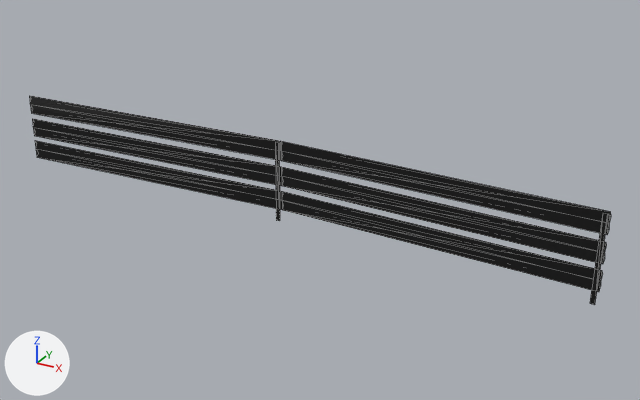
One commit to the glTF model public/models/kit/guardarrail.glb: the scene before it, then after it.
One viewpoint serves both versions: a 50 mm lens placed at (5.36, -8.67, 4.79), pointed at (0.5, 0.18, 0.37). The axes (+X, +Y, +Z) are drawn at lower left. The lights are the same throughout. The first picture is the older version. Mesh edges are drawn as thin lines. Vertices at exactly the same position are counted once.

Script lines for the objects in view, before the commit:
```python
me_ck_guardarrail_003 = bpy.data.meshes.new('ck_guardarrail.003')
me_ck_guardarrail_003.from_pydata(...)  # 63 vertices, 68 faces; spans x -4.0..4.0, y -0.12..0.12, z 0.0..1.14
me_ck_guardarrail_003.materials.append(mat_kit_comun)  # picture img_kit_comun
ob_ck_guardarrail = bpy.data.objects.new('ck_guardarrail', me_ck_guardarrail_003)
ob_ck_guardarrail.location = (0.0, 0.0, 0.0)
```
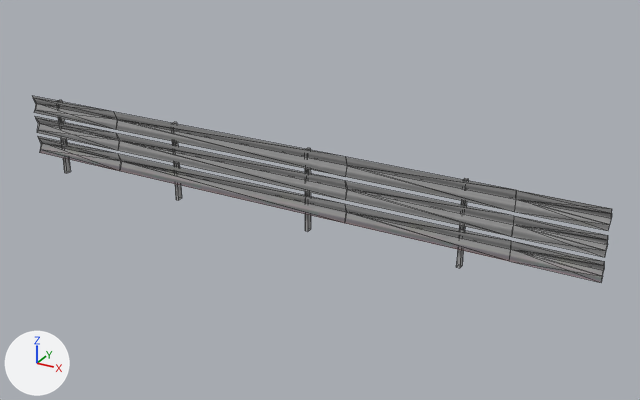
What changed in the scene script:
```text
Add img_montreal_guardarrail:
    img_montreal_guardarrail = load_image('montreal-guardarrail', 'montreal-guardarrail.webp', 128, 256, 'sRGB')
Add mat_montreal_guardarrail:
    mat_montreal_guardarrail = principled_material('montreal-guardarrail')
    mat_montreal_guardarrail.texture = img_montreal_guardarrail
    mat_montreal_guardarrail.roughness = 0.85
Change me_ck_guardarrail_003:
    used by ob_ck_guardarrail; location = (0.0, 0.0, 0.0)
    remove me_ck_guardarrail_003.from_pydata(...)  # 63 vertices, 68 faces; spans x -4.0..4.0, y -0.12..0.12, z 0.0..1.14
    remove me_ck_guardarrail_003.materials.append(mat_kit_comun)  # picture img_kit_comun
    add me_ck_guardarrail_003.from_pydata(...)  # 116 vertices, 160 faces; spans x -4.0..4.0, y -0.07..0.07, z 0.0..1.11
    me_ck_guardarrail_003 part 1: the loose piece of 16 vertices spanning x -4.0..4.0, y -0.12..0.12, z 0.15..0.47 is rebuilt with 28 vertices and now spans x -4.0..4.0, y -0.07..0.01, z 0.26..0.51, in mat_montreal_guardarrail (picture img_montreal_guardarrail)
    me_ck_guardarrail_003 part 2: the loose piece of 16 vertices spanning x -3.99..4.0, y -0.12..0.12, z 0.82..1.14 is rebuilt with 28 vertices and now spans x -4.0..4.0, y -0.07..0.01, z 0.86..1.11, in mat_montreal_guardarrail (picture img_montreal_guardarrail)
    me_ck_guardarrail_003 part 3: the loose piece of 15 vertices spanning x -4.0..4.0, y -0.12..0.12, z 0.48..0.8 is rebuilt with 28 vertices and now spans x -4.0..4.0, y -0.07..0.01, z 0.56..0.81, in mat_montreal_guardarrail (picture img_montreal_guardarrail)
    me_ck_guardarrail_003 part 4: the loose piece of 4 vertices spanning x 3.92..3.97, y -0.1, z 0.0..1.06 is deleted
    me_ck_guardarrail_003 part 5: the loose piece of 4 vertices spanning x -0.08..-0.01, y 0.07, z 0.01..1.07 is deleted
    me_ck_guardarrail_003 part 6
    16 vertices are added at x -3.61..2.39, y -0.01..0.07, z 0.0..1.08
    16 new vertices lie (0.04, 0.0, 0.0) away from vertices in x -3.61..2.39, y -0.01..0.07, z 0.0..1.08
    40 new faces join them
    other edits to the shape of me_ck_guardarrail_003 do not show in these pictures
    add me_ck_guardarrail_003.materials.append(mat_montreal_guardarrail)  # picture img_montreal_guardarrail
```

Where the change shows, as pixel boxes (x1, y1, x2, y2) in the pictures (640 x 400 px):
'ck_guardarrail', reshaped, recoloured (11% shorter)
    before: (29, 96, 611, 305)
    after: (32, 96, 612, 282)
part 1 of me_ck_guardarrail_003, rebuilt
    before: (35, 141, 603, 292)
    after: (38, 136, 604, 282)
part 2 of me_ck_guardarrail_003, rebuilt
    before: (29, 96, 611, 235)
    after: (32, 96, 612, 231)
part 3 of me_ck_guardarrail_003, rebuilt
    before: (32, 119, 607, 264)
    after: (35, 116, 608, 257)
part 4 of me_ck_guardarrail_003, deleted
    before: (590, 213, 608, 305)
part 5 of me_ck_guardarrail_003, deleted
    before: (275, 142, 280, 221)
part 6 of me_ck_guardarrail_003, added
    after: (58, 100, 468, 268)
